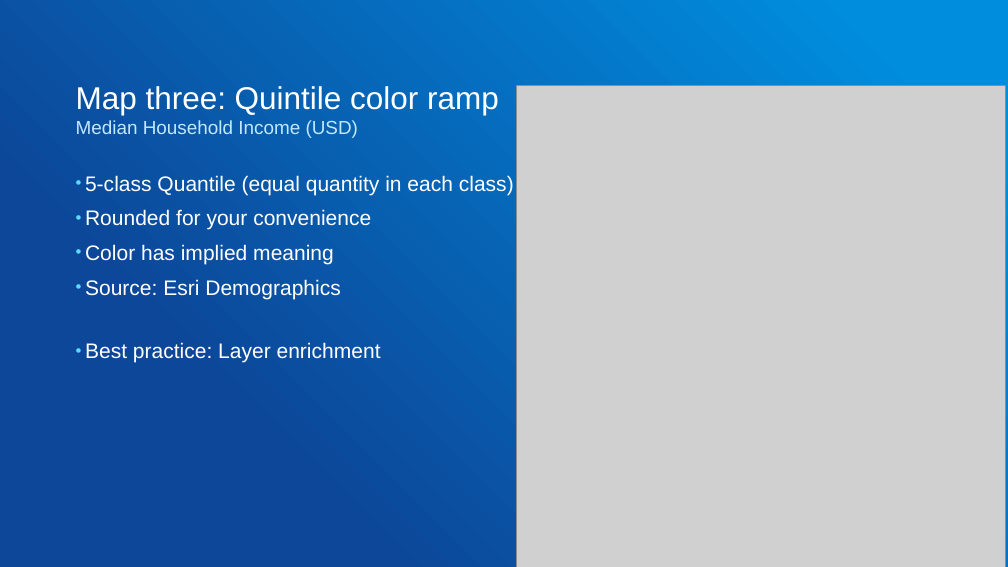
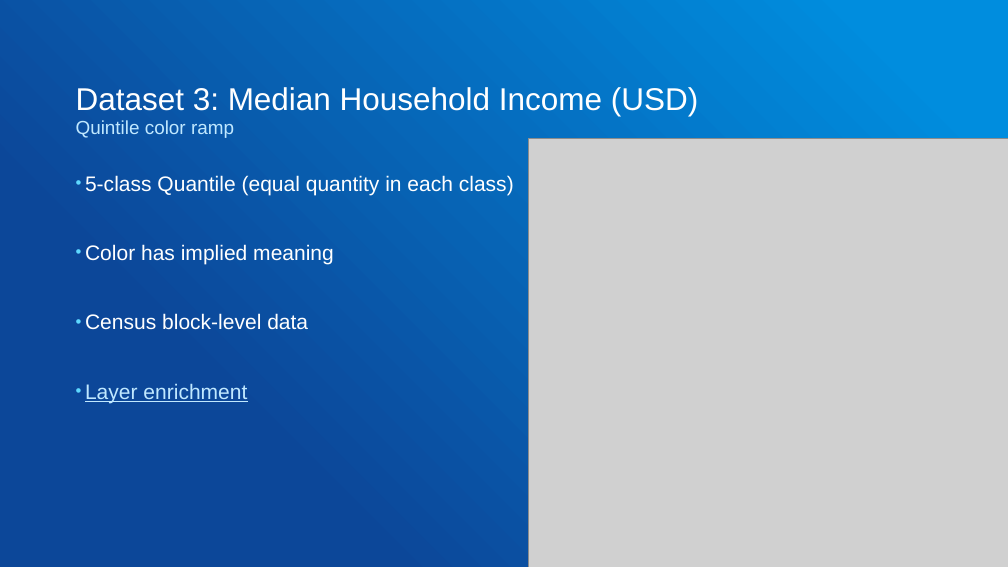
Before and after one commit to gowin20/foss4g-2026-maplibregl-data-visualization, a slide deck: slide 20 of foss4g-maplibre-data-visualization.pptx (slide 18 before the commit). Drawn at 1008x567 pixels with LibreOffice and Linux fonts; fonts in the diff are those of the drawing; grey boxes stand for pictures. Boxes give left, top, right and bottom in pixels: in the first picture for what was removed or moved away, otherwise in the second. Text is boxed around its words. In the diff, an @@ line names an element or a change of style, - is before the commit and + after.

```diff
--- a/foss4g-maplibre-data-visualization.pptx
+++ b/foss4g-maplibre-data-visualization.pptx
@@ title at [76, 87, 698, 116]: text changed; size 18 to 30 pt; text colour #C0E8FF to #FFFFFF @@
-Median Household Income (USD)
+Dataset 3: Median Household Income (USD)
@@ title "Dataset 3: Median Household Income ..." at [76, 87, 698, 116]: vertical alignment top to bottom @@
@@ text "Quintile color ramp" at [76, 120, 234, 138]: vertical alignment bottom to top @@
@@ text at [76, 120, 234, 138]: text changed; size 30 to 18 pt; text colour #FFFFFF to #C0E8FF @@
-Map three: Quintile color ramp
+Quintile color ramp
@@ picture: place and size @@
-picture at [516, 85, 1005, 567]
+picture at [529, 138, 1008, 567]
@@ text at [85, 209, 371, 230]: paragraph removed @@
-• Rounded for your convenience
@@ text at [85, 313, 308, 403]: text changed @@
-• Source: Esri Demographics
-• Best practice: Layer enrichment
+• Census block-level data
+• Layer enrichment
```
Also in this commit, not shown: 11 other slides changed, 5 slides added, 4 slides removed, 10 other files.
